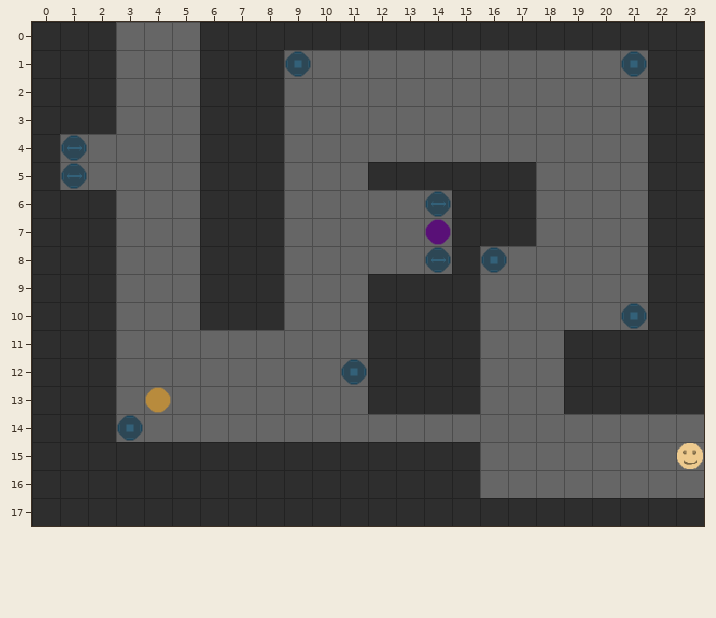
One commit to this Tiled map: android/assets/maps/mapNE.tmx. The picture above is the old version.
Cells are 64x64 px. Shown: x 0..23, y 0..17.
Now the later version:
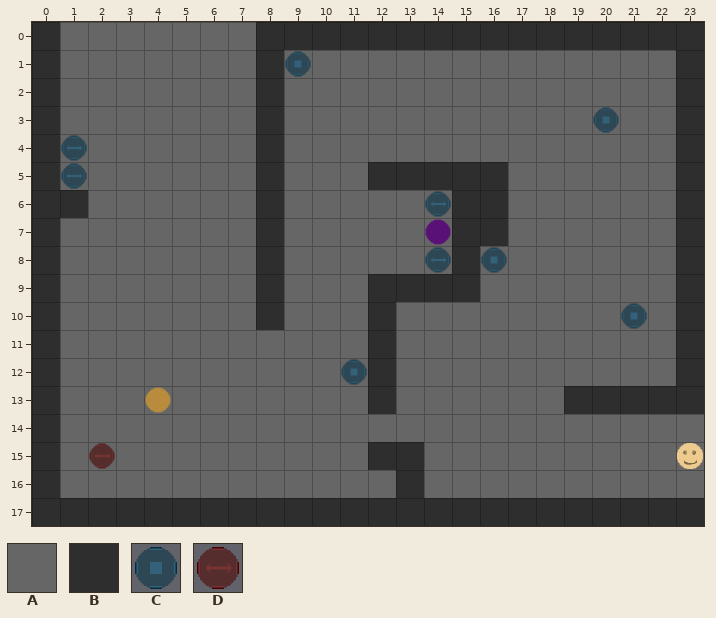
Key: from "tilset": A 0, B 1, C 2, D 11.
_ is an empty cell, . an unchanged one.
Diff:
--- layer "bg"
@@ x 1..22 @@
- 0 BB...BB...............
- 1 BB...BB..............B
- 2 BB...BB..............B
- 3 BB...BB..............B
- 4 .....BB..............B
- 5 .....BB.........B....B
- 6 .B...BB.........B....B
- 7 BB...BB.........B....B
- 8 BB...BB..............B
- 9 BB...BB..............B
-10 BB...BB.....BBB......B
-11 BB..........BBB...BBBB
-12 BB..........BBB...BBBB
-13 BB..........BBB.......
-14 BB....................
-15 BBBBBBBBBBB..BB.......
-16 BBBBBBBBBBBB.BB.......
+ 0 AA...AA...............
+ 1 AA...AA..............A
+ 2 AA...AA..............A
+ 3 AA...AA..............A
+ 4 .....AA..............A
+ 5 .....AA.........A....A
+ 6 .A...AA.........A....A
+ 7 AA...AA.........A....A
+ 8 AA...AA..............A
+ 9 AA...AA..............A
+10 AA...AA.....AAA......A
+11 AA..........AAA...AAAA
+12 AA..........AAA...AAAA
+13 AA..........AAA.......
+14 AA....................
+15 AAAAAAAAAAA..AA.......
+16 AAAAAAAAAAAA.AA.......
--- layer "fg"
@@ x 21..21 @@
- 1 C
+ 1 A
@@ x 20..20 @@
- 3 _
+ 3 C
@@ x 2..3 @@
-14 .C
-15 _.
+14 .A
+15 D.
Pixel boxes of the changes (left, top, right, bottom) in both pictures:
changed: (60, 22, 396, 498)
changed: (564, 50, 676, 386)
changed: (508, 162, 536, 246)
changed: (396, 302, 480, 414)
changed: (424, 442, 480, 498)
